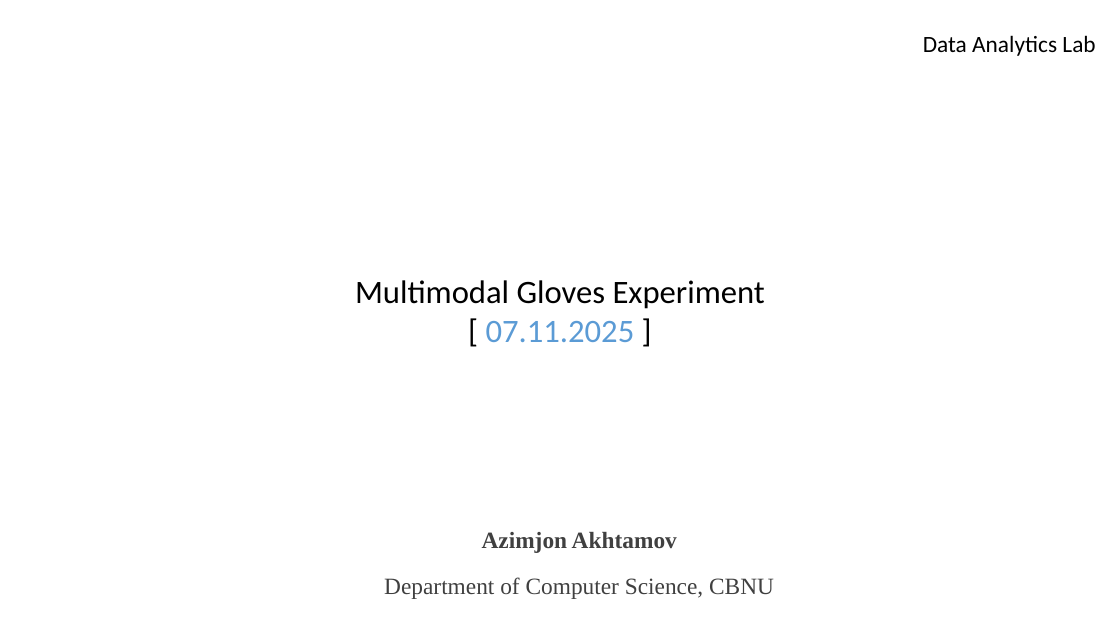
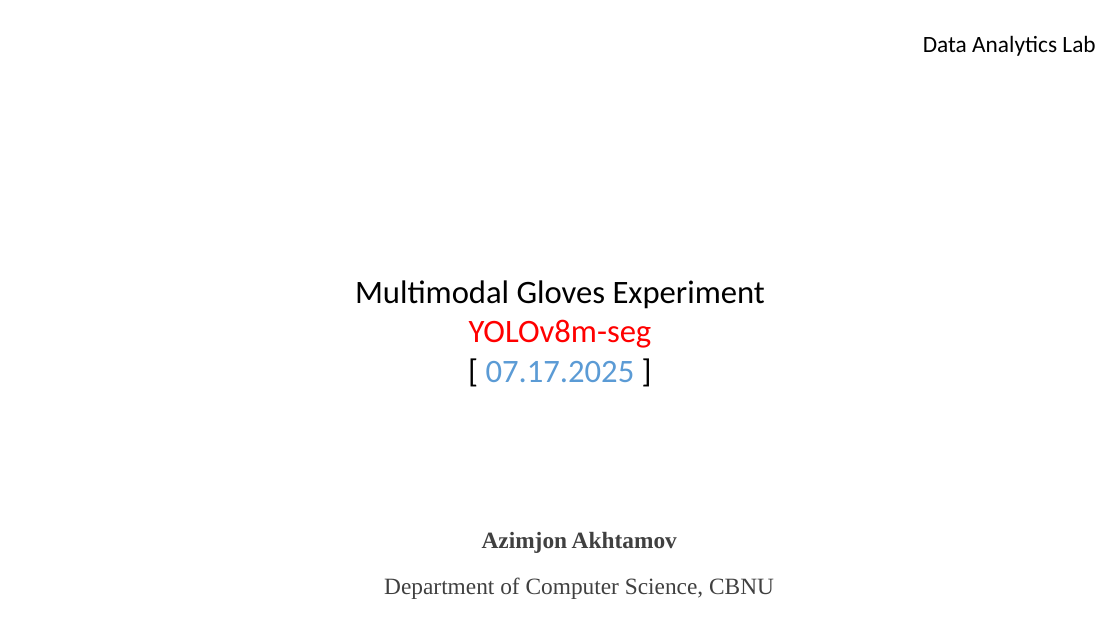
Before and after one commit to azimjaan21/ablation-yolov8m-seg-, a slide deck: slide 1 of experiment [17.07].pptx. Drawn at 1120x630 pixels with LibreOffice and Linux fonts; fonts in the diff are those of the drawing; background and template pictures are left out. Boxes give left, top, right and bottom in pixels: in the first picture for what was removed or moved away, otherwise in the second. Text is boxed around its words. In the diff, an @@ line names an element or a change of style, - is before the commit and + after.

```diff
--- a/experiment [17.07].pptx
+++ b/experiment [17.07].pptx
@@ text at [469, 319, 652, 382]: text changed; text colour #5B9BD5 to #FF0000 @@
-[ 07.11.2025 ]
+YOLOv8m-seg
+[ 07.17.2025 ]
```
Also in this commit, not shown: 1 other slide changed, 1 slide added, 2 slides removed, 3 other files.
